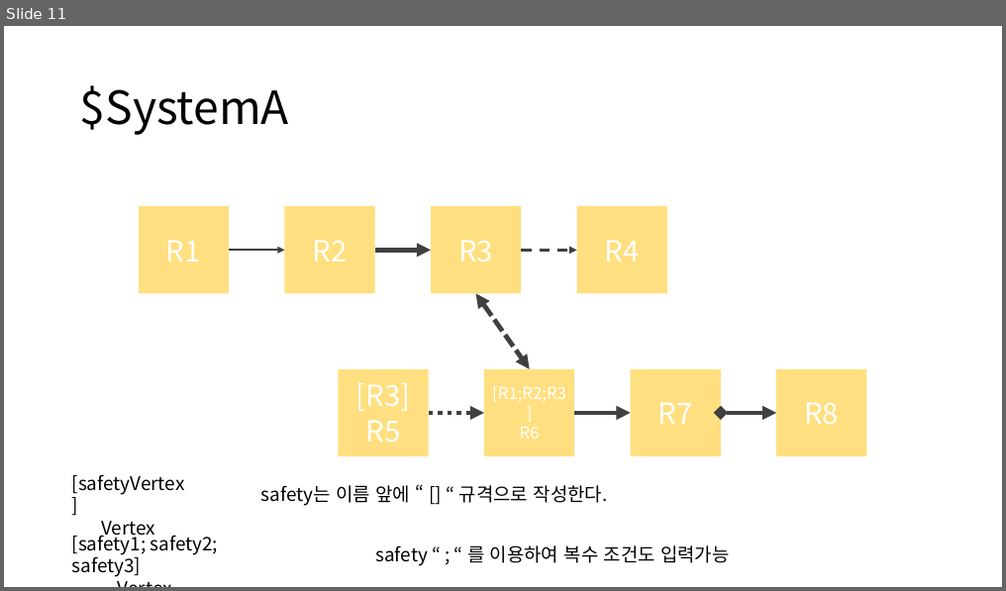
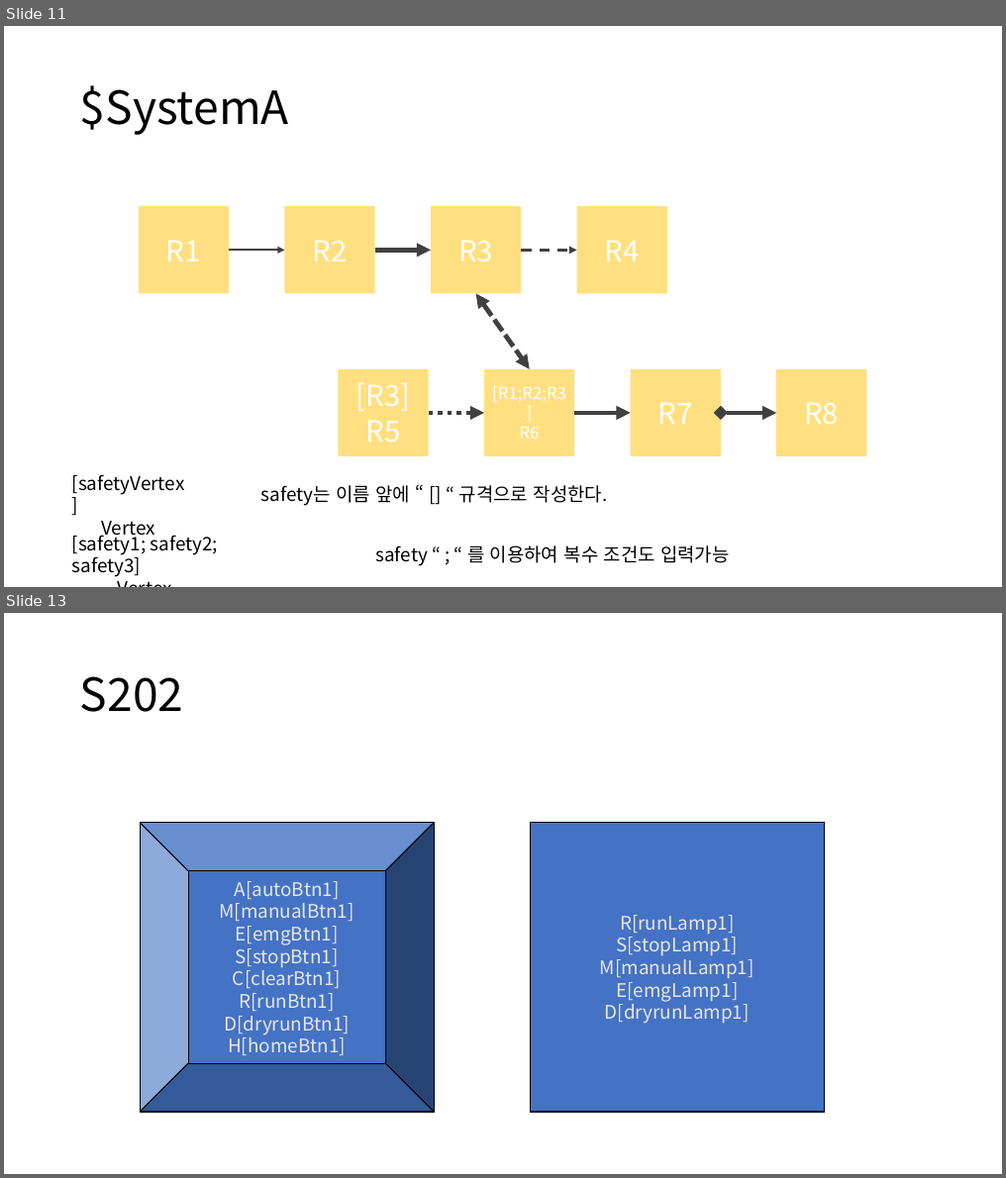
Before and after one commit to DualsoftDev/ds, a slide deck: DsDotNet/src/UnitTest/UnitTest.Engine/ImportOffice/Sample/s.pptx. Shown one above the other, each under a label of ours: slide 11 before the commit, slides 11 and 13 after it; the slides between them are not shown. The pictures are 1006x591 and 1006x1178 pixels, drawn with LibreOffice and Linux fonts; fonts in the diff are those of the drawing. Boxes give left, top, right and bottom in pixels: in the first picture for what was removed or moved away, otherwise in the second. Text is boxed around its words. In the diff, an @@ line names an element or a change of style, - is before the commit and + after.

Commit message:
ppt 수정 lamp btn

```diff
--- a/DsDotNet/src/UnitTest/UnitTest.Engine/ImportOffice/Sample/s.pptx
+++ b/DsDotNet/src/UnitTest/UnitTest.Engine/ImportOffice/Sample/s.pptx
@@ slide 13 added at bbox=[4, 613, 1002, 1174], background #FFFFFF @@
@@ title added at bbox=[80, 676, 183, 712], 44 pt, text #000000 @@
+S202
@@ bevel added at bbox=[140, 823, 434, 1112], fill #4472C4, outline #000000 1 pt, 18 pt, text #E7E6E6 @@
+A[autoBtn1]
+M[manualBtn1]
+E[emgBtn1]
+S[stopBtn1]
+C[clearBtn1]
+R[runBtn1]
+D[dryrunBtn1]
+H[homeBtn1]
@@ bevel added at bbox=[531, 823, 825, 1112], fill #4472C4, outline #000000 1 pt, 18 pt, text #E7E6E6 @@
+R[runLamp1]
+S[stopLamp1]
+M[manualLamp1]
+E[emgLamp1]
+D[dryrunLamp1]
```
Also in this commit, not shown: 1 slide changed, 1 slide removed, 10 other files.
